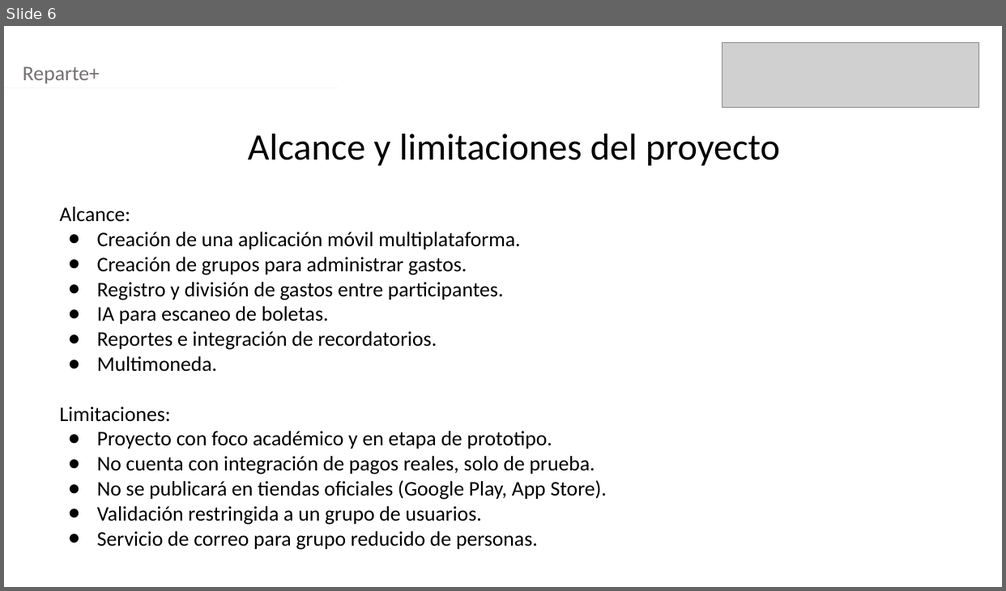
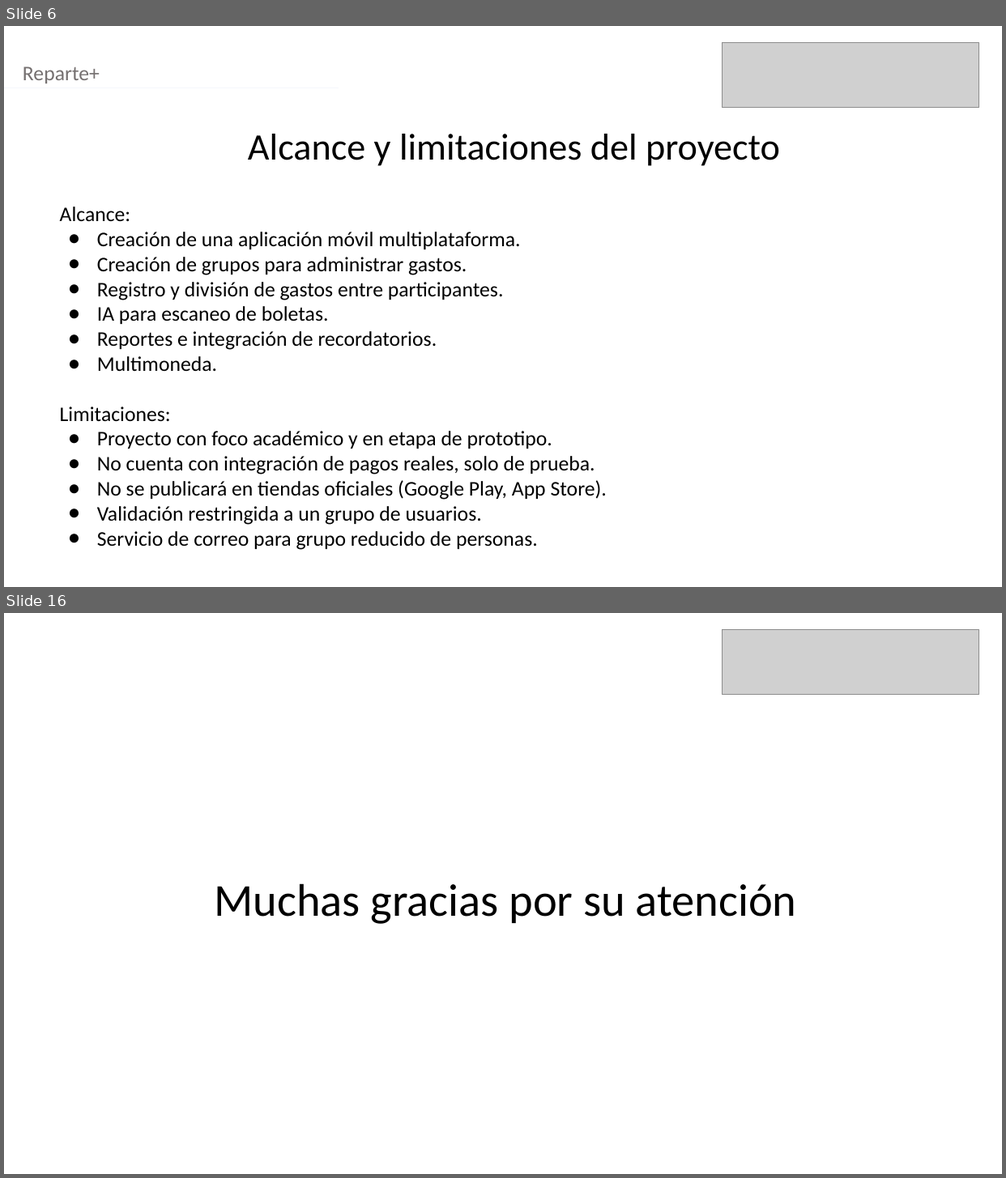
Before and after one commit to lrgdduoc/CAPSTONE, a slide deck: Fase2/Evidencias Proyecto/Presentación Reparte+.pptx. Shown one above the other, each under a label of ours: slide 6 before the commit, slides 6 and 16 after it; the slides between them are not shown. The pictures are 1006x591 and 1006x1178 pixels, drawn with LibreOffice and Linux fonts; fonts in the diff are those of the drawing; grey boxes stand for pictures. Boxes give left, top, right and bottom in pixels: in the first picture for what was removed or moved away, otherwise in the second. Text is boxed around its words. In the diff, an @@ line names an element or a change of style, - is before the commit and + after.

```diff
--- a/Fase2/Evidencias Proyecto/Presentación Reparte+.pptx
+++ b/Fase2/Evidencias Proyecto/Presentación Reparte+.pptx
@@ slide 16 added at (4, 613, 1002, 1174), background #FFFFFF @@
@@ picture added at (722, 630, 979, 695) @@
@@ text added at (214, 884, 797, 924), 44 pt, text #000000 @@
+Muchas gracias por su atención
```
Also in this commit, not shown: 10 slides changed, 1 other slide added, 6 slides removed.
